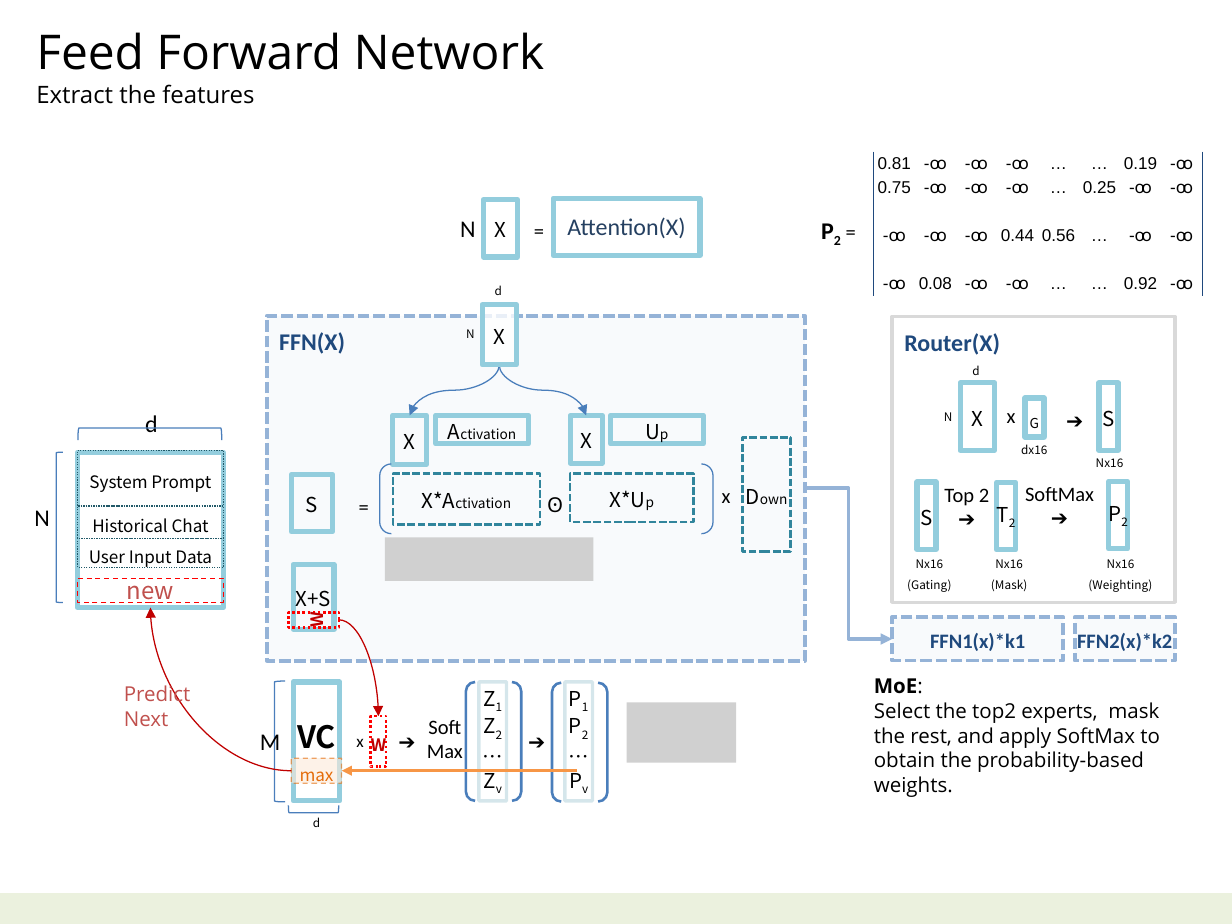
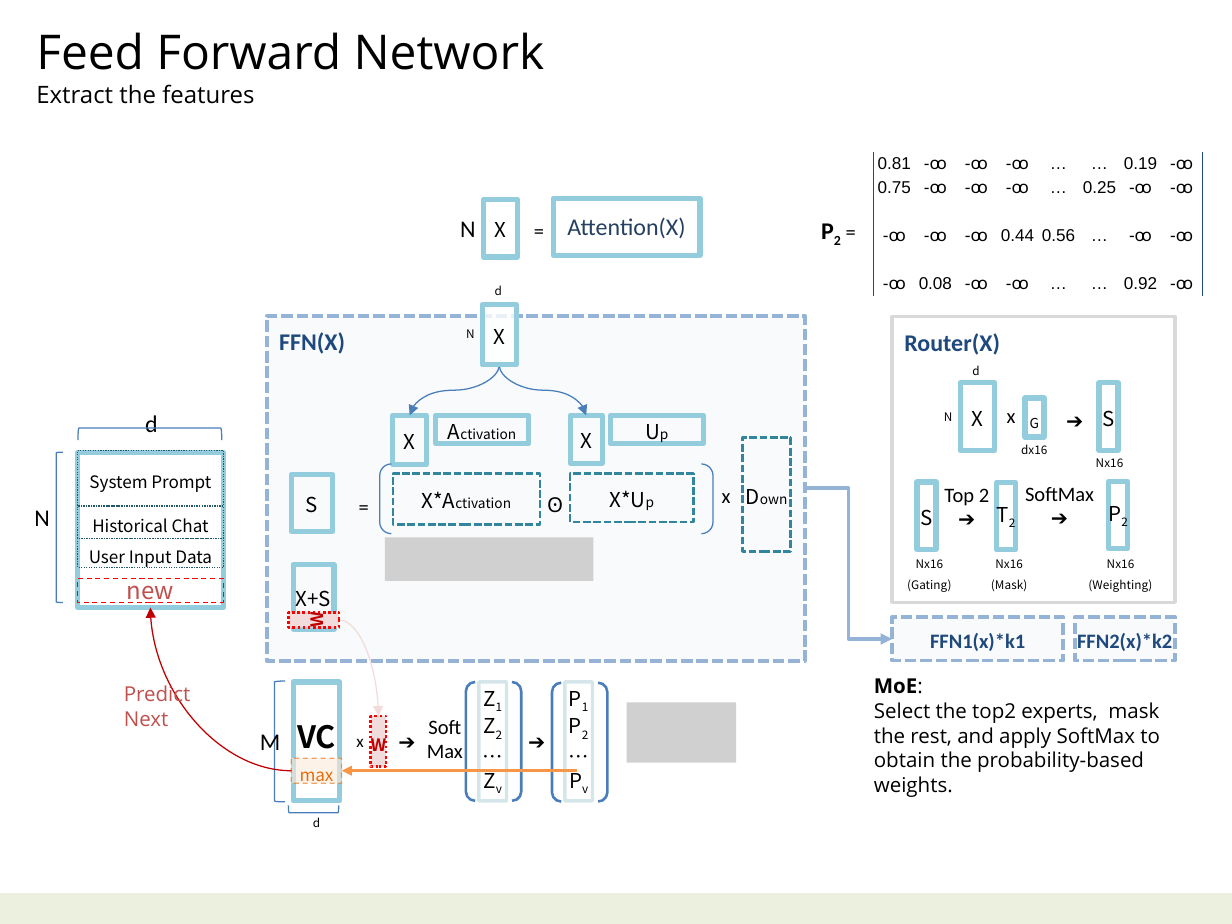
Before and after one commit to navibator/crazy-ai, a slide deck: slide 10 of ai.pptx. Drawn at 1232x924 pixels with LibreOffice and Linux fonts; fonts in the diff are those of the drawing; grey boxes stand for pictures. Boxes give left, top, right and bottom in pixels: in the first picture for what was removed or moved away, otherwise in the second. Text is boxed around its words. In the diff, an @@ line names an element or a change of style, - is before the commit and + after.

```diff
--- a/ai.pptx
+++ b/ai.pptx
@@ rectangle "W" at bbox=[288, 613, 338, 628]: fill none to #F2DCDB @@
@@ curved arrow (339, 620) - (378, 716): stroke #C00000 0.75 pt to #F2DCDB 0.75 pt @@
@@ rectangle "W" at bbox=[371, 716, 386, 766]: fill none to #F2DCDB @@
```
Also in this commit, not shown: 4 other slides changed, 1 other file.
